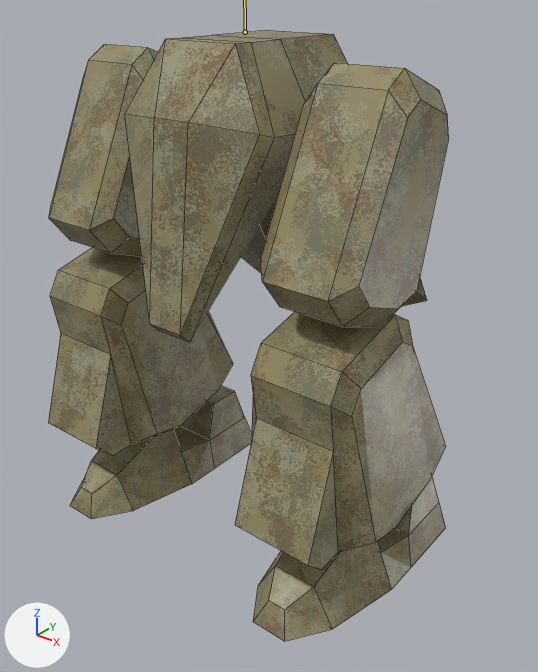
The Blender file resources/mechparts/legs/mech_legs04.blend, before and after one commit.
The view is the same before and after, from a 50 mm camera at (1.158, -1.363, 1.405) aimed at (0.009, 0.073, 0.515). Lighting does not change. The marker at lower left points along +X, +Y and +Z. The bones that change are drawn over the model as lines. Mesh edges are drawn as thin lines.

Objects in the first picture: 'legs'.
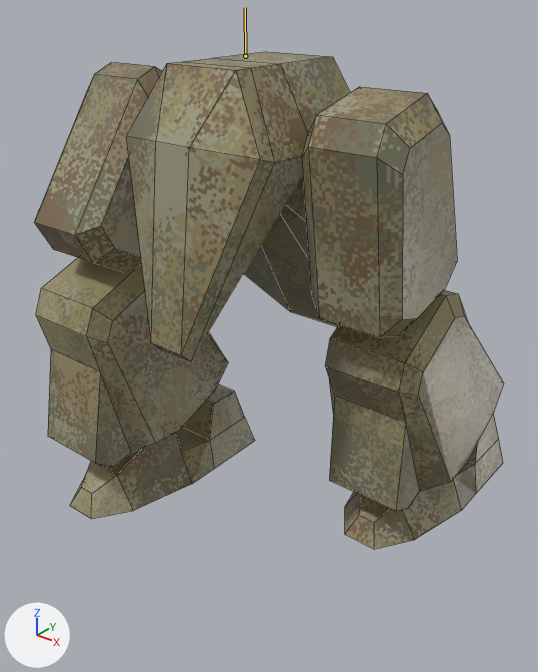
The newer file adds an action. The first version stands in its rest pose; the second is drawn at frame 30 of the action 'launch_in_left'.

The edits, one by one:
Bone 'root' (bone_root) moves from (0.0, 0.0, 0.0) to (0.0, -0.05, 0.0).
Bone 'leg_ik_target.l' (bone_leg_ik_target_l) moves from (0.0, 0.0, 0.0) to (0.0, 0.4, 0.0).

Boxes (x1, y1, x2, y2) around the edits, measured in the pictures (538 x 672 px):
'legs', posed (17% wider, 19% shorter)
    before: (48, 30, 449, 642)
    after: (34, 52, 504, 549)
